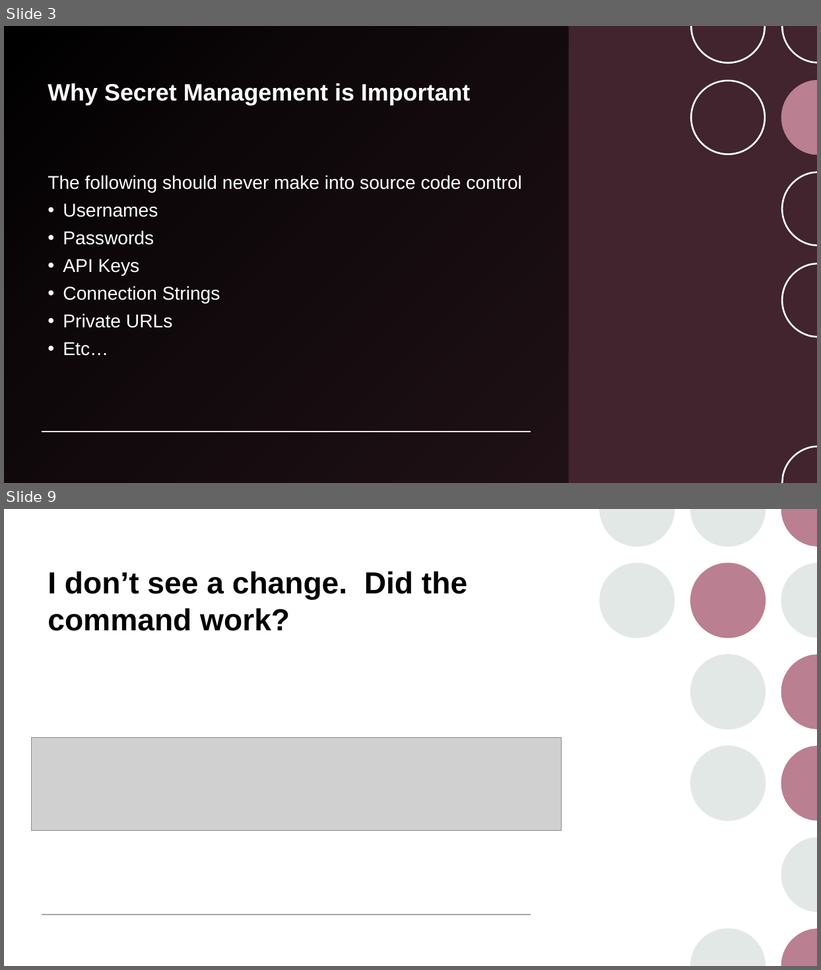
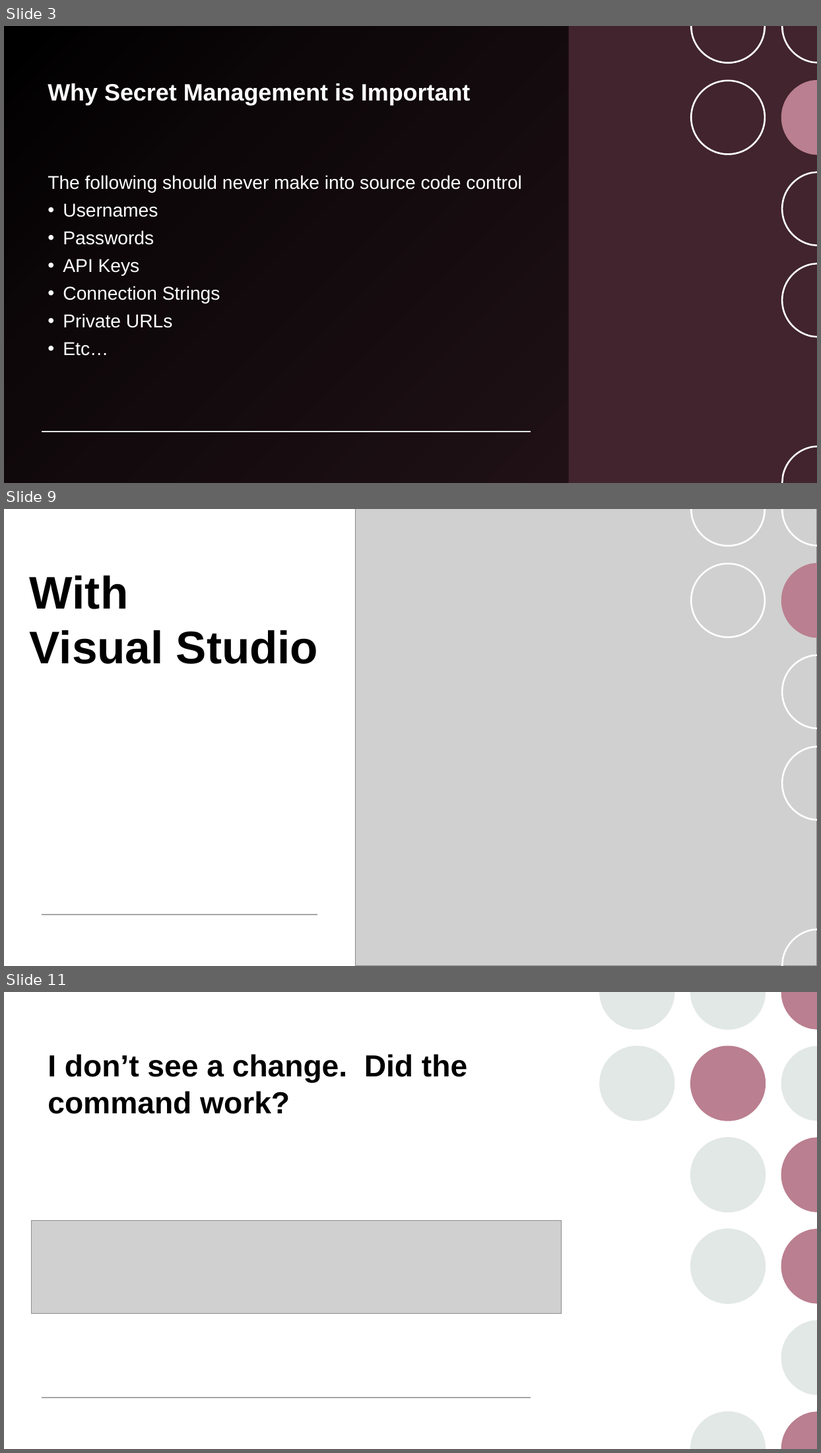
Before and after one commit to pulcher/stop-checking-in-secrets, a slide deck: stop-checking-in-secrets.pptx. Shown one above the other, each under a label of ours: slides 3 and 9 before the commit, slides 3, 9 and 11 after it; the slides between them are not shown. The pictures are 821x970 and 821x1453 pixels, drawn with LibreOffice and Linux fonts; fonts in the diff are those of the drawing; grey boxes stand for pictures; background and template pictures are left out. Boxes give left, top, right and bottom in pixels: in the first picture for what was removed or moved away, otherwise in the second. Text is boxed around its words. In the diff, an @@ line names an element or a change of style, - is before the commit and + after.

```diff
--- a/stop-checking-in-secrets.pptx
+++ b/stop-checking-in-secrets.pptx
@@ slide 9 added at [4,509,817,966], background #FFFFFF; not listed: 7 template elements that a slide beside it also shows @@
@@ rectangle added at [4,509,817,966], fill #FFFFFF @@
@@ picture added at [355,509,817,966] @@
@@ group added at [418,509,817,966]: 13 freeform shapes @@
@@ title added at [30,575,318,664], 54 pt, text #000000, bold @@
+With
+Visual Studio
@@ line added from (42, 916) to (318, 916), #A6A6A6 1 pt @@
@@ group added at [691,509,817,966]: 7 freeform shapes @@
@@ what was slide 9 is now slide 11 @@
```
Also in this commit, not shown: 7 slides changed, 2 other slides added.
